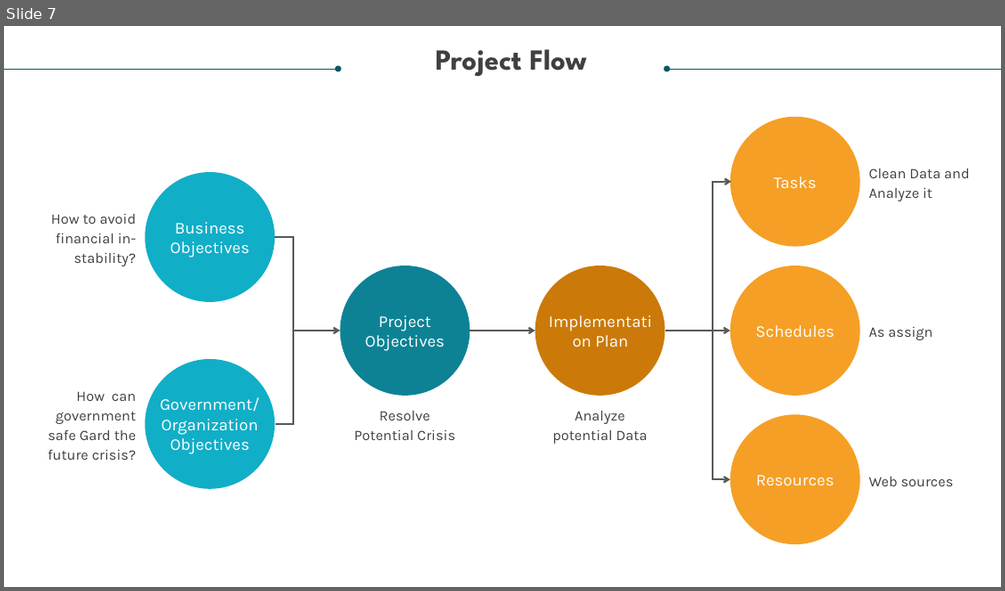
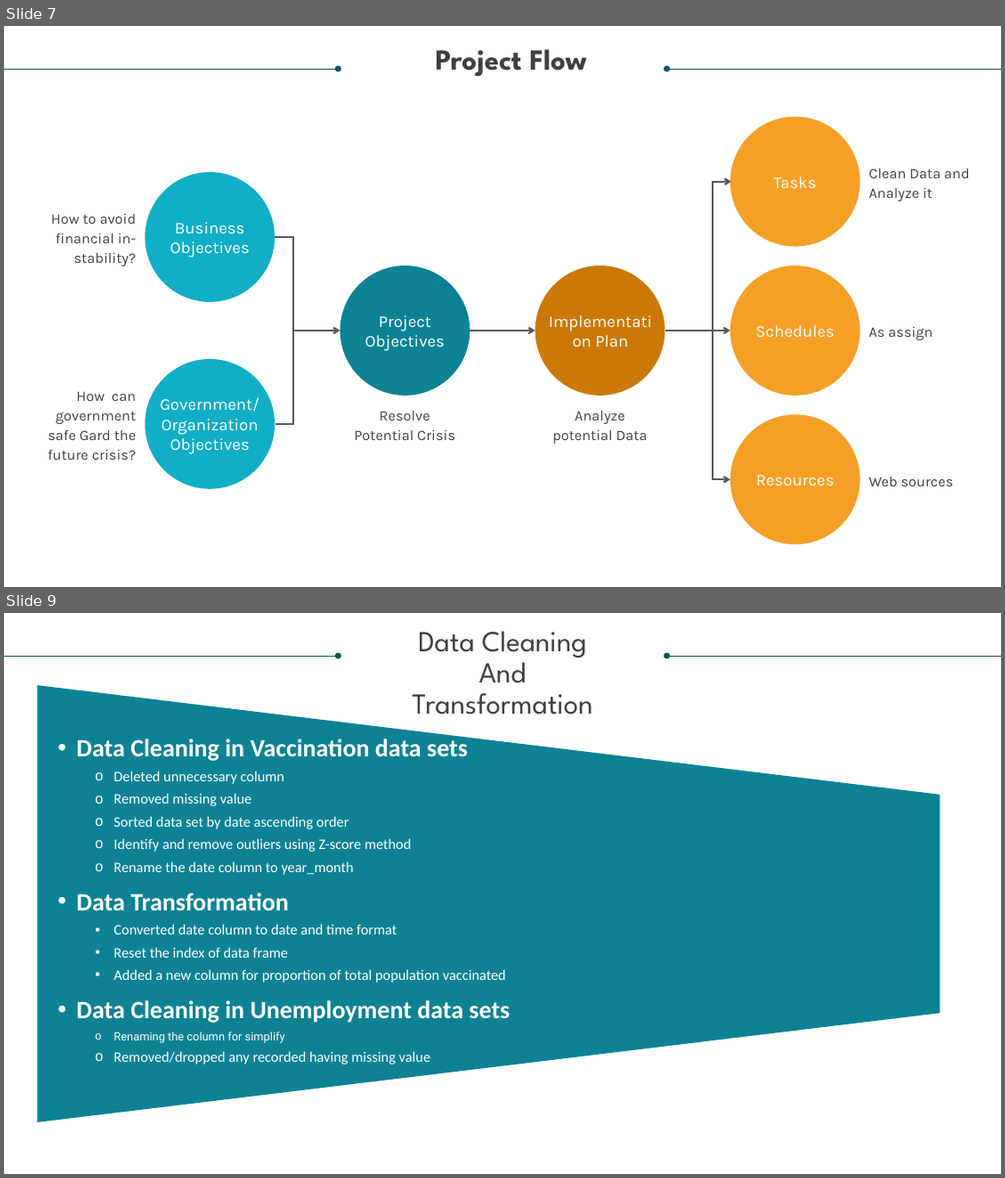
Before and after one commit to Deepsheta/Covid--19-descriptive-Analysis-for-resolving-a-potential-crisis, a slide deck: Covid 19 Resolving a Potential Crisis.pptx. Shown one above the other, each under a label of ours: slide 7 before the commit, slides 7 and 9 after it; the slides between them are not shown. The pictures are 1005x591 and 1005x1178 pixels, drawn with LibreOffice and Linux fonts; fonts in the diff are those of the drawing. Boxes give left, top, right and bottom in pixels: in the first picture for what was removed or moved away, otherwise in the second. Text is boxed around its words. In the diff, an @@ line names an element or a change of style, - is before the commit and + after.

```diff
--- a/Covid 19 Resolving a Potential Crisis.pptx
+++ b/Covid 19 Resolving a Potential Crisis.pptx
@@ slide 9 added at box(4, 613, 1001, 1174), background #FFFFFF @@
@@ text added at box(412, 631, 592, 714), 28 pt, text #404040 @@
+Data Cleaning
+And
+Transformation
@@ arrow added from (4, 656) to (339, 656), #085764 0.5 pt @@
@@ arrow added from (1001, 656) to (666, 656), #085764 0.5 pt @@
@@ trapezoid added at box(37, 685, 940, 1122), fill #0D8295 @@
@@ text added at box(76, 736, 510, 1064), 14 pt, text #FFFFFF @@
+• Data Cleaning in Vaccination data sets
+  o Deleted unnecessary column
+  o Removed missing value
+  o Sorted data set by date ascending order
+  o Identify and remove outliers using Z-score method
+  o Rename the date column to year_month
+• Data Transformation
+  • Converted date column to date and time format
+  • Reset the index of data frame
+  • Added a new column for proportion of total population vaccinated
+• Data Cleaning in Unemployment data sets
+  o Renaming the column for simplify
+  o Removed/dropped any recorded having missing value
```
Also in this commit, not shown: 9 slides changed, 7 other slides added, 2 other files.
